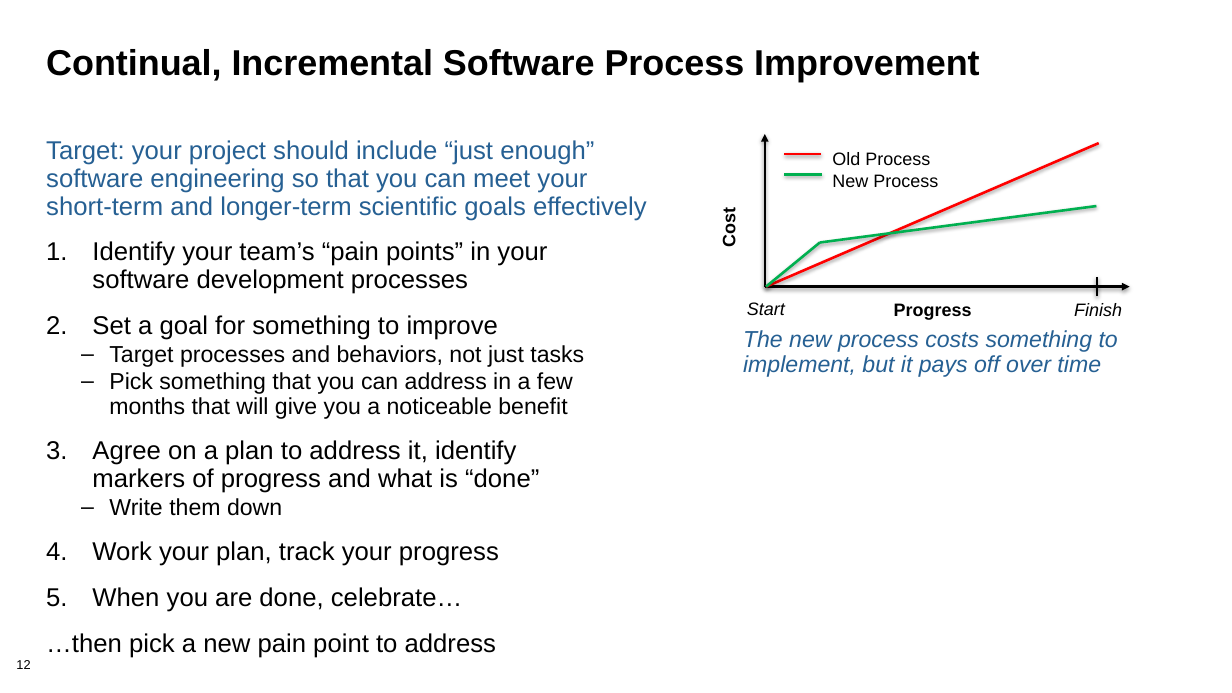
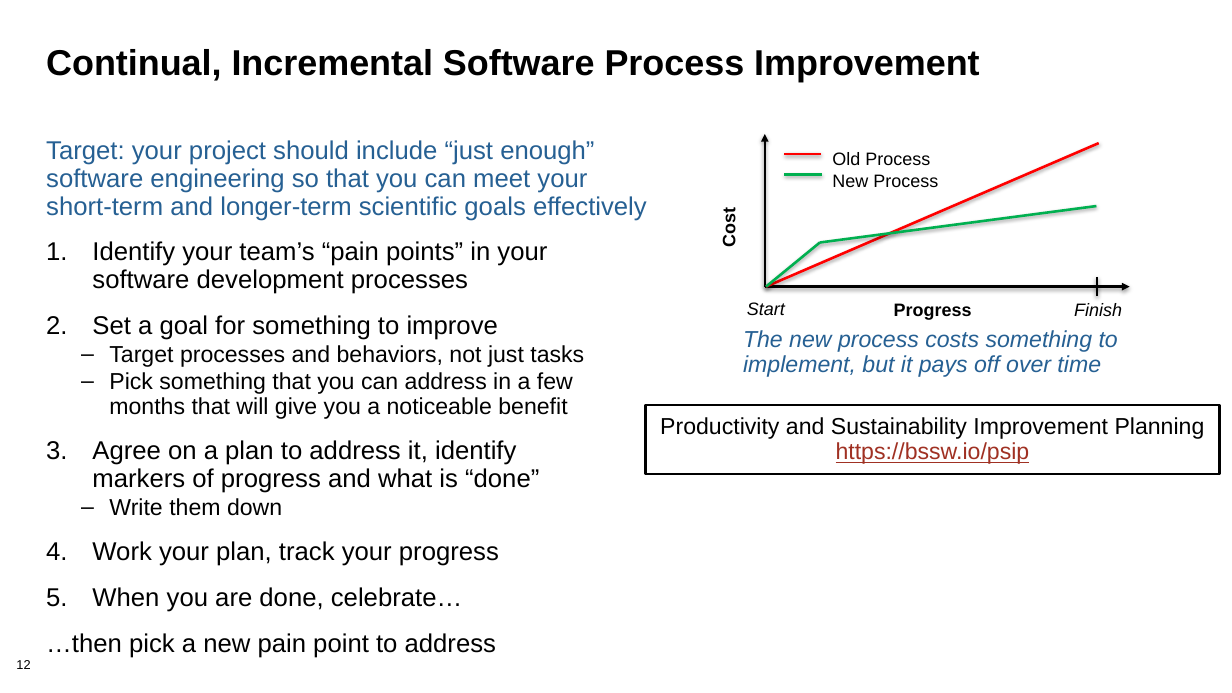
Before and after one commit to bssw-tutorial/presentations, a slide deck: slide 12 of 01-overview.pptx. Drawn at 1232x693 pixels with LibreOffice and Linux fonts; fonts in the diff are those of the drawing; background and template pictures are left out. Boxes give left, top, right and bottom in pixels: in the first picture for what was removed or moved away, otherwise in the second. Text is boxed around its words. In the diff, an @@ line names an element or a change of style, - is before the commit and + after.

```diff
--- a/01-overview.pptx
+++ b/01-overview.pptx
@@ rectangle added at [645, 405, 1219, 474], outline #000000 2 pt, 18 pt, text #000000 @@
+Productivity and Sustainability Improvement Planning
+https://bssw.io/psip
```
Also in this commit, not shown: 5 other slides changed, 8 other files.
